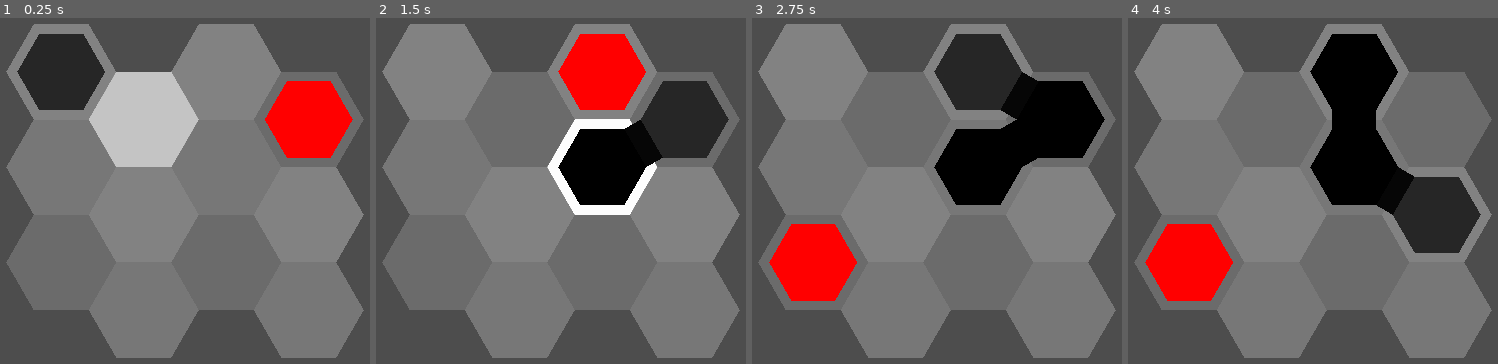
Above: before the commit, frames 1-4 (left to right).
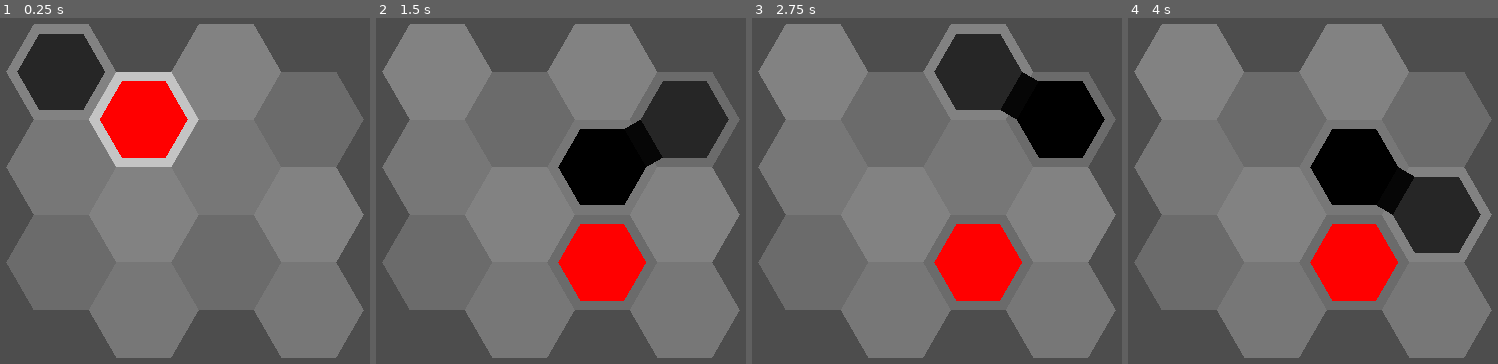
Above: after the commit, the same moments.

Repository: redpebble/sneksagon
Game: Godot game, scene res://scenes/map.tscn
Same seed, same stepped clock (60 frames per second), same inputs: the game is played once before the commit and once after it. Sound files missing from this copy of the repository are replaced by a short silence.
Inputs (mouse positions are in pixels of both pictures, inside the frame that each line leads up to):
- Up to frame 1 (0.25 s): no input
- Up to frame 2 (1.5 s): move the mouse to (694, 159) at 0.52 s; press the mouse at (694, 159) at 0.53 s; move the mouse to (442, 222) at 1.27 s; release the mouse at (442, 222) at 1.28 s; click (442, 222) at 1.35 s
- Up to frame 3 (2.75 s): move the mouse to (996, 59) at 2.02 s; press the mouse at (996, 59) at 2.03 s
- Up to frame 4 (4 s): tap Enter at 2.75 s; move the mouse to (1283, 312) at 2.77 s; release the mouse at (1283, 312) at 2.78 s; click (1283, 312) at 2.85 s; move the mouse to (1494, 280) at 3.52 s; press the mouse at (1494, 280) at 3.53 s

The runs differ from the first frame. In frame 1, 7.9% of the frame differs, in the area x 27-96%, y 18-41%; in frame 2, 9.8%; in frame 3, 12%, in the area x 4-78%, y 29-82%; in frame 4, 12%.

Commit message:
Snake self-collision + Map resetting + Game "reset" on collision + Code organization

Diff:
--- a/project.godot
+++ b/project.godot
@@ -20,6 +20,7 @@
 
 MapManager="*res://scenes/singleton/map_manager.gd"
 Highlighter="*res://scenes/singleton/highlighter.tscn"
+GameManager="*res://scenes/singleton/game_manager.tscn"
 
 [display]
 
--- a/scenes/map.gd
+++ b/scenes/map.gd
@@ -8,7 +8,6 @@
 func _ready() -> void:
 	MapManager.map_node = self
 	populate_grid()
-	$Snake.make_head(Vector2.ZERO)
 	MapManager.spawn_apple()
 
 func populate_grid():
--- a/scenes/map.tscn
+++ b/scenes/map.tscn
@@ -1,12 +1,9 @@
-[gd_scene load_steps=3 format=3 uid="uid://diuykrg1nilh"]
+[gd_scene load_steps=2 format=3 uid="uid://diuykrg1nilh"]
 
 [ext_resource type="Script" uid="uid://6joi0b4nq07b" path="res://scenes/map.gd" id="1_4xfga"]
-[ext_resource type="PackedScene" uid="uid://ddta8mux3pdy3" path="res://scenes/snake.tscn" id="2_paxxb"]
 
 [node name="Map" type="Node2D"]
 script = ExtResource("1_4xfga")
 
-[node name="Snake" parent="." instance=ExtResource("2_paxxb")]
-
 [node name="Camera2D" type="Camera2D" parent="."]
 position = Vector2(300, 300)
--- /dev/null
+++ b/scenes/singleton/game_manager.gd
@@ -0,0 +1,26 @@
+extends Node
+
+@export var snake_scene : PackedScene
+
+var snake : Snake = null
+
+func _ready() -> void:
+	start_level()
+
+func start_level():
+	create_snake()
+
+func reset_level():
+	MapManager.clear()
+	snake.make_head(Vector2(0, 0))
+	MapManager.spawn_apple()
+
+func create_snake():
+	snake = snake_scene.instantiate()
+	call_deferred("add_child", snake)
+	await get_tree().process_frame
+	snake.make_head(Vector2.ZERO)
+	snake.died.connect(_on_snake_died)
+
+func _on_snake_died():
+	reset_level()
--- /dev/null
+++ b/scenes/singleton/game_manager.tscn
@@ -0,0 +1,8 @@
+[gd_scene load_steps=3 format=3 uid="uid://besi7waq81vky"]
+
+[ext_resource type="Script" uid="uid://ni7kovrilv7a" path="res://scenes/singleton/game_manager.gd" id="1_0f6wv"]
+[ext_resource type="PackedScene" uid="uid://ddta8mux3pdy3" path="res://scenes/snake.tscn" id="2_r5aac"]
+
+[node name="GameManager" type="Node"]
+script = ExtResource("1_0f6wv")
+snake_scene = ExtResource("2_r5aac")
--- a/scenes/singleton/map_manager.gd
+++ b/scenes/singleton/map_manager.gd
@@ -45,8 +45,9 @@
 	hex_node.modulate = color
 
 	if hex_node is ObjectHex: # includes sub-classes, i.e. SnakeHex, AppleHex
-		entities[coords] = [hex_node]
+		record_entity(hex_node, coords)
 		hex_node.moved.connect(_on_hex_moved)
+		hex_node.tree_exiting.connect(_on_hex_tree_exiting.bind(hex_node))
 	else:
 		valid_coords[coords] = true
 
@@ -54,13 +55,39 @@
 
 	return hex_node
 
+func clear() -> void:
+	for entity_array in entities.values():
+		for i in entity_array:
+			#print(i, " deleted")
+			i.queue_free()
+	entities.clear()
+
 # update entity data when moved
 func _on_hex_moved(hex : Hex, from_coords : Vector2, to_coords : Vector2):
-	if entities.get(from_coords):
-		entities[from_coords].erase(hex)
-		if entities[from_coords].is_empty():
-			entities.erase(from_coords)
-	entities[to_coords] = [hex]
+	erase_entity(hex, from_coords)
+	record_entity(hex, to_coords)
+
+# update entity data when exiting tree
+func _on_hex_tree_exiting(hex : Hex):
+	erase_entity(hex)
+
+# remove entity at specified coordinates
+# defaults to using the hex's current coords
+func erase_entity(hex : Hex, coords : Vector2 = hex.grid_coords) -> void:
+	if entities.get(coords):
+		if entities[coords].has(hex):
+			entities[coords].erase(hex)
+		else:
+			push_warning(str(hex) + " not found at coords " + str(coords))
+		if entities[coords].is_empty():
+			entities.erase(coords)
+
+# record entity at specified coordinates
+func record_entity(hex : Hex, coords : Vector2):
+	if entities.get(coords):
+		entities[coords].append(hex)
+	else:
+		entities[coords] = [hex]
 
 func get_random_empty_cell():
 	var open_cells : Dictionary = valid_coords.duplicate()
--- a/scenes/snake.gd
+++ b/scenes/snake.gd
@@ -1,31 +1,43 @@
 class_name Snake
 extends Node2D
+
+signal died
 
 @export var color := Color.BLACK
 @onready var map = get_parent()
 @onready var move_sfx = $MoveSFX
 
 var snake_hex_scene = preload("res://scenes/hex/snake_hex.tscn")
-
 var head : SnakeHex = null
 
 
 func _process(_delta: float) -> void:
-	read_inputs()
+	if not is_moving():
+		update_highlight()
+		if head:
+			read_inputs()
 	queue_redraw()
 
+
+## INPUT RESPONSE ##
 func read_inputs():
-	if head and head.move_tween and head.move_tween.is_running():
-		return
-	update_highlight()
+	var input_vector = get_input_vector()
+	var to_coords = MapManager.get_adjacent_hex_coords(head.grid_coords, input_vector)
+
 	if Input.is_action_pressed("lmb"):
-		if get_input_vector() != Vector2.ZERO:
-			move(0.3)
+		if input_vector != Vector2.ZERO:
+			move(to_coords, 0.3)
 			move_sfx.play_random()
 
 func update_highlight():
-	var to_coords = MapManager.get_adjacent_hex_coords(head.grid_coords, round_hexagonal(get_input_vector()))
-	Highlighter.highlight_coords(to_coords, is_valid_move(to_coords))
+	var show_highlight : = true
+	var to_coords := Vector2.ZERO
+	if head == null:
+		show_highlight = false
+	else:
+		to_coords = MapManager.get_adjacent_hex_coords(head.grid_coords, get_input_vector())
+		show_highlight = is_valid_move(to_coords)
+	Highlighter.highlight_coords(to_coords, show_highlight)
 
 func get_input_vector() -> Vector2:
 	var head_pos = head.global_position
@@ -35,36 +47,7 @@
 	if head_pos.distance_to(mouse_pos) < min_dist:
 		return Vector2.ZERO
 
-	return head_pos.direction_to(mouse_pos)
-
-func is_valid_move(to_coords: Vector2) -> bool:
-	if to_coords == head.grid_coords || !MapManager.valid_coords.has(to_coords):
-		return false
-
-	var entities = MapManager.entities.get(to_coords)
-	if entities:
-		for e in entities:
-			if e is SnakeHex && e != get_tail():
-				return false
-
-	return true
-
-func move(duration := 0.25) -> void:
-	if head.move_tween:
-		head.move_tween.kill()
-	var to_coords = MapManager.get_adjacent_hex_coords(head.grid_coords, round_hexagonal(get_input_vector()))
-
-	if !is_valid_move(to_coords):
-		return
-
-	var entities = MapManager.entities.get(to_coords)
-	if entities:
-		for e in entities:
-			if e is AppleHex and not e.collected:
-				extend()
-				e.eat()
-
-	head.move(to_coords, duration)
+	return round_hexagonal(head.global_position.direction_to(mouse_pos))
 
 func round_hexagonal(base_vector) -> Vector2:
 	var hex_direction : Vector2
@@ -74,15 +57,57 @@
 	#move when holding mouse button
 	return hex_direction
 
+
+## TRAVERSAL ##
+func move(to_coords : Vector2, duration := 0.25) -> void:
+	if head.move_tween:
+		head.move_tween.kill()
+	if !is_valid_move(to_coords):
+		return
+
+	var alive = handle_collisions(to_coords)
+
+	await head.move(to_coords, duration).finished
+
+	if not alive:
+		died.emit()
+
+func is_valid_move(to_coords: Vector2) -> bool:
+	var invalid_coords = [head.grid_coords]
+	# no backward movement if larger than one segment
+	if get_length() > 1:
+		invalid_coords.append(head.last_coords)
+
+	if invalid_coords.has(to_coords) || !MapManager.valid_coords.has(to_coords):
+		return false
+	return true
+
+func is_moving():
+	return head and head.move_tween and head.move_tween.is_running()
+
+func handle_collisions(to_coords : Vector2) -> bool:
+	var alive := true
+	var entities_at_coords = MapManager.entities.get(to_coords)
+	if entities_at_coords:
+		for e in entities_at_coords:
+			if e is SnakeHex && e != get_tail() and get_length() > 2:
+				alive = false
+			if e is AppleHex and not e.collected:
+				extend()
+				e.eat()
+	return alive
+
+
+## SEGMENT CONTROL ##
+func make_head(hex_coords : Vector2) -> void:
+	head = MapManager.create_hex(snake_hex_scene.instantiate(), hex_coords, color.lightened(0.15))
+
 func extend() -> void:
 	var tail := get_tail()
 	if tail:
 		var new_hex : SnakeHex = MapManager.create_hex(snake_hex_scene.instantiate(), tail.grid_coords, color)
 		tail.next_segment = new_hex
 		new_hex.prev_segment = tail
-
-func make_head(hex_coords : Vector2) -> void:
-	head = MapManager.create_hex(snake_hex_scene.instantiate(), hex_coords, color.lightened(0.15))
 
 func get_tail() -> SnakeHex:
 	var current_hex := head
Not shown, added: scenes/singleton/game_manager.gd.uid
